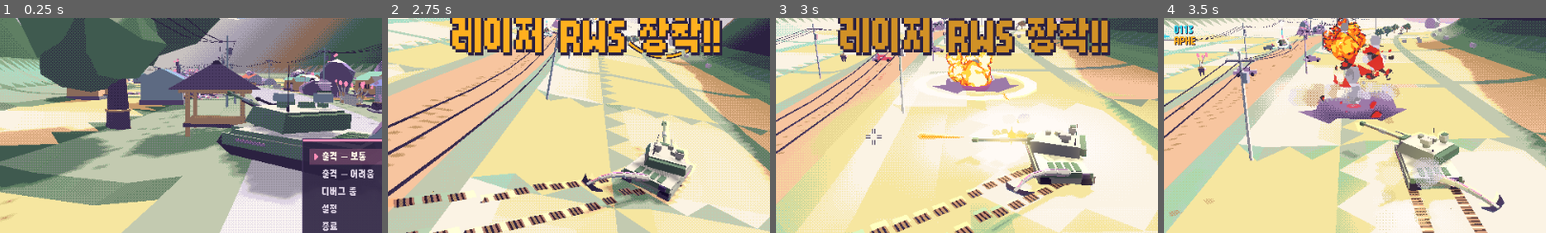
Above: before the commit, frames 1-4 (left to right).
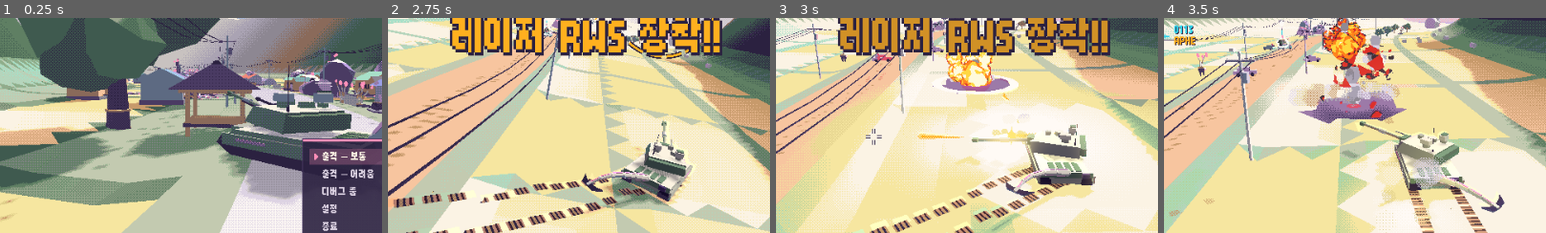
Above: after the commit, the same moments.

Repository: scarf005/orca-class
Game: Godot game, scene res://scenes/main.tscn
Two runs of this game, one before a commit and one after it. Both use one fixed random seed, a clock stepped at 60 frames per second and the inputs below.
Inputs (mouse positions are % of the whole screen's width and height, from its top left):
- Up to frame 1 (0.25 s): no input
- Up to frame 2 (2.75 s): tap Enter (ui_accept) at 0.5 s; drag from (50, 50) to (60, 28) at 0.52 s; drag from (30, 55) to (45, 70) at 1.27 s; move the mouse to (60, 28) at 2.02 s; press the mouse at (60, 28) at 2.03 s; hold D (move_right) from 2.03 s (still down)
- Up to frame 3 (3 s): release D (move_right) at 2.75 s; release the mouse at (60, 28) at 2.75 s; drag from (45, 70) to (20, 35) at 2.77 s
- Up to frame 4 (3.5 s): no input
The pictures show only the part of the screen within x 24-74%, y 31-81%; the shares and areas given below are measured in that part.

Frames 1-2 are identical in both runs. In frame 3, 1.3% of the frame differs, in the area x 31-69%, y 20-48%; in frame 4, nothing differs.

Commit message:
feat: draw each blast's shockwave ring at the reach it throws wrecks, tunable in the duel panel
Assisted-by: claude-code:claude-opus-5-5
Co-authored-by: Claude Opus 5.5 <noreply@anthropic.com>

Diff:
--- a/scripts/combat/fx.gd
+++ b/scripts/combat/fx.gd
@@ -425,7 +425,8 @@
 ## secondary pops.
 ## `push` is the attack direction: the fireball, embers, dust and debris are thrown on along it and
 ## the secondary pops march down it, so a shell's blast carries through what it hit.
-func explosion(position: Vector3, damage_radius: float, palette := [Palette.BUTTER, Palette.AMBER, Palette.HOT, Palette.CORAL], push := Vector3.ZERO) -> void:
+## `ring` is the shockwave's radius; by default it follows the fireball.
+func explosion(position: Vector3, damage_radius: float, palette := [Palette.BUTTER, Palette.AMBER, Palette.HOT, Palette.CORAL], push := Vector3.ZERO, ring := 0.0) -> void:
 	# Visuals read bigger than the damage area: it has to register at 480x270 across the valley.
 	# Capped so a heavy shell's blast reads huge without swallowing the screen.
 	var radius := minf(damage_radius * 1.5, 8.0)
@@ -439,7 +440,7 @@
 	for i in 3 + int(n * 0.6):
 		var out := (Vector3(randf_range(-1, 1), randf_range(-0.2, 1.0), randf_range(-1, 1)).normalized() + push * 0.8).normalized()
 		fireball(position + out * radius * randf_range(0.35, 0.7) + Vector3.UP * radius * 0.2, radius * 0.12, radius * randf_range(0.3, 0.5), life * randf_range(0.7, 1.1))
-	shockwave(position, radius * 2.2, Palette.WHITE, 0.3 * BLAST_PACE)
+	shockwave(position, ring if ring > 0.0 else radius * 2.2, Palette.WHITE, 0.3 * BLAST_PACE)
 	light_flash(position, 8.0 + radius * 1.5, pick.call(2), radius * 5.0)
 	for i in int(4 + n * 3):
 		var dir := (Vector3(randf_range(-1, 1), randf_range(0.2, 1.4), randf_range(-1, 1)).normalized() + push * 1.3).normalized()
--- a/scripts/combat/wreck.gd
+++ b/scripts/combat/wreck.gd
@@ -46,9 +46,10 @@
 	for wreck in _live:
 		var away := wreck.global_position - point
 		var distance := away.length()
-		if distance > radius * 1.5:
+		var reach := radius * World.SHOCKWAVE_SCALE
+		if distance > reach:
 			continue
-		var falloff := 1.0 - clampf(distance / (radius * 1.5), 0.0, 1.0)
+		var falloff := 1.0 - clampf(distance / reach, 0.0, 1.0)
 		var dir := (away.normalized() + Vector3.UP * 0.4 + push * 0.5).normalized()
 		wreck.velocity += dir * damage * BLAST_THROW * falloff / sqrt(maxf(wreck._size, 1.0))
 
--- a/scripts/ui/duel_panel.gd
+++ b/scripts/ui/duel_panel.gd
@@ -21,6 +21,7 @@
 	["Dismember focus by momentum", func() -> float: return Enemy.DISMEMBER_FOCUS, func(v: float) -> void: Enemy.DISMEMBER_FOCUS = v, 0.0, 3.0, 0.05],
 	["Blast throw (m/s per dmg)", func() -> float: return Wreck.BLAST_THROW, func(v: float) -> void: Wreck.BLAST_THROW = v, 0.0, 0.3, 0.005],
 	["HE blast radius (x)", func() -> float: return Armament.HE_RADIUS_SCALE, func(v: float) -> void: Armament.HE_RADIUS_SCALE = v, 0.5, 4.0, 0.1],
+	["Shockwave reach (x blast)", func() -> float: return World.SHOCKWAVE_SCALE, func(v: float) -> void: World.SHOCKWAVE_SCALE = v, 0.5, 5.0, 0.1],
 	["Hit weight (x)", func() -> float: return Tank.HIT_WEIGHT, func(v: float) -> void: Tank.HIT_WEIGHT = v, 0.0, 3.0, 0.05],
 ]
 var _grid := GridContainer.new()
--- a/scripts/world/world.gd
+++ b/scripts/world/world.gd
@@ -326,8 +326,13 @@
 
 ## Area damage with linear falloff to 30% at the edge. Hits entities of the opposing team and props.
 ## `push` is the direction the blast was delivered in (a shell's flight); zero for a plain burst.
+## How far past a blast's damage radius its shockwave throws wrecks; the ring it draws is that wide
+## (tuned live in the duel mode).
+static var SHOCKWAVE_SCALE := 1.5
+
+
 func blast(point: Vector3, radius: float, damage: float, team: Entity.Team, template: Hit = null, exclude: Entity = null, colors: Array = [], push := Vector3.ZERO) -> void:
-	fx.explosion(point, radius * 0.8, colors if not colors.is_empty() else [Palette.BUTTER, Palette.AMBER, Palette.HOT, Palette.CORAL], push)
+	fx.explosion(point, radius * 0.8, colors if not colors.is_empty() else [Palette.BUTTER, Palette.AMBER, Palette.HOT, Palette.CORAL], push, radius * SHOCKWAVE_SCALE)
 	shake(clampf(radius * 0.08, 0.05, 0.6), point)
 	Sfx.play("blast_small" if radius < 3.5 else "blast", point, 0.0, randf_range(0.9, 1.15))
 	var hit := template.copy() if template else Hit.new()
